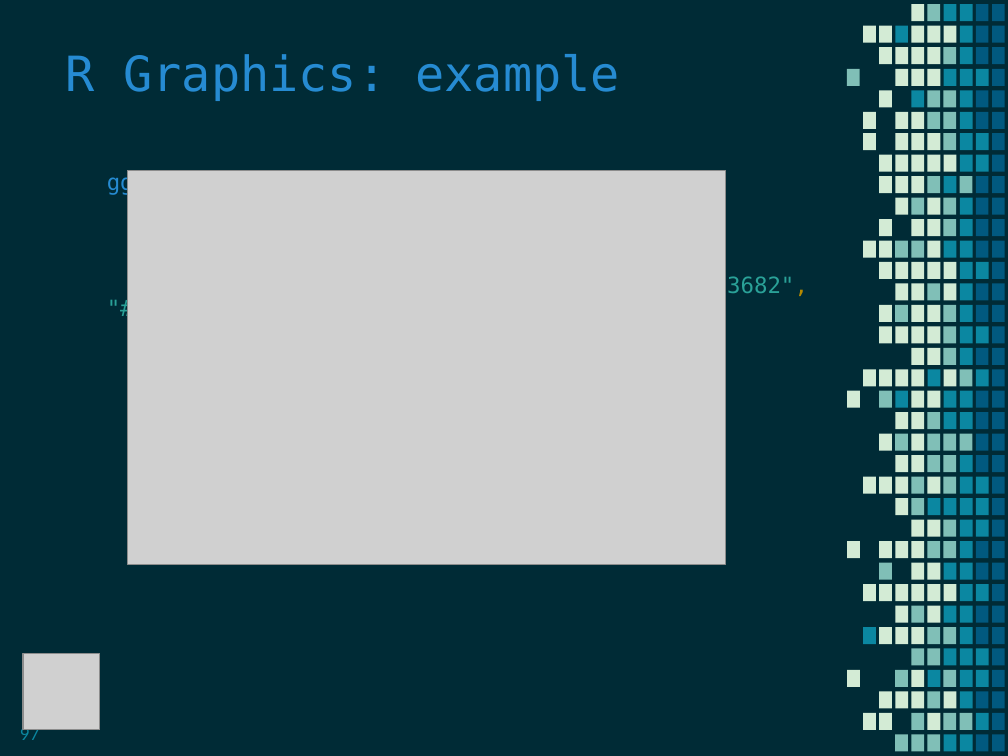
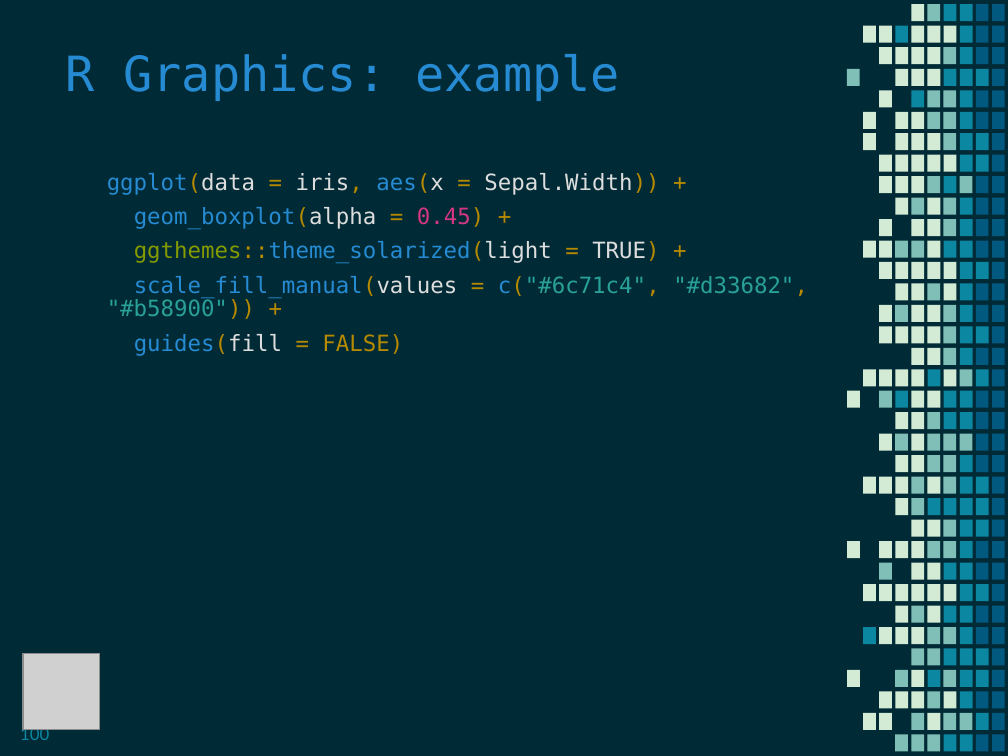
Before and after one commit to MaaniBeigy/teacheR, a slide deck: slide 100 of slides/rworkshop_evening.pps (slide 97 before the commit). Drawn at 1008x756 pixels with LibreOffice and Linux fonts; fonts in the diff are those of the drawing; grey boxes stand for pictures. Boxes give left, top, right and bottom in pixels: in the first picture for what was removed or moved away, otherwise in the second. Text is boxed around its words. In the diff, an @@ line names an element or a change of style, - is before the commit and + after.

```diff
--- a/slides/rworkshop_evening.pps
+++ b/slides/rworkshop_evening.pps
@@ picture removed at [128,171,726,564] @@
@@ page number at [20,726,49,740]: text changed @@
-97
+100
```
Also in this commit, not shown: 14 other slides changed, 6 slides added, 15 other files.
